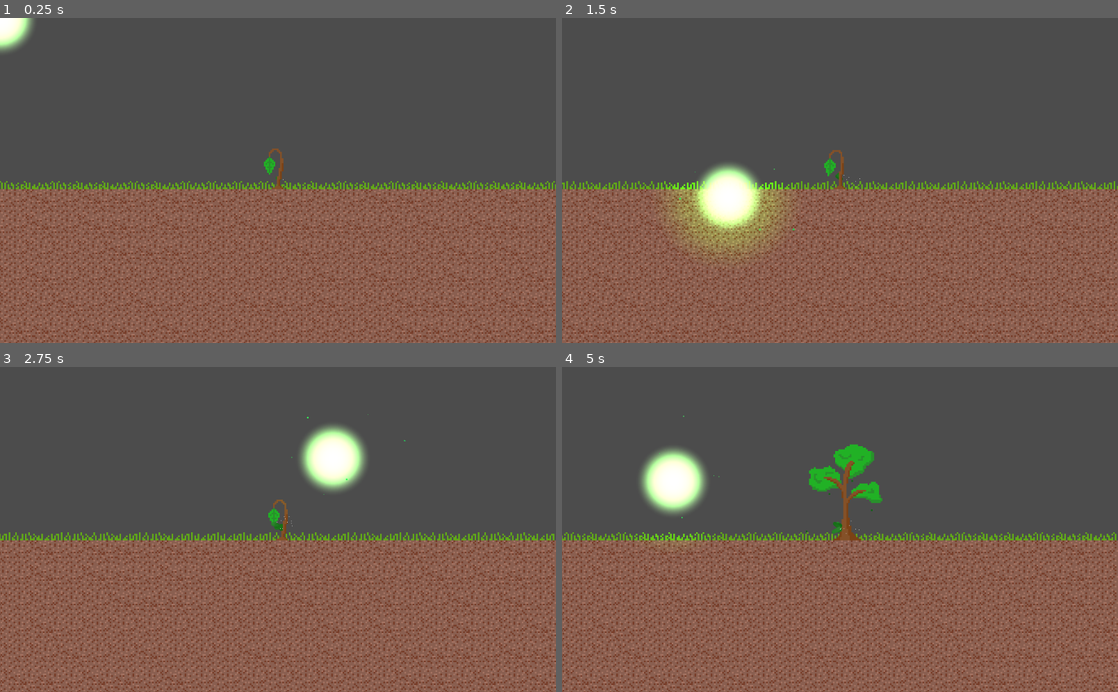
Above: before the commit, frames 1-4 (two rows, left to right).
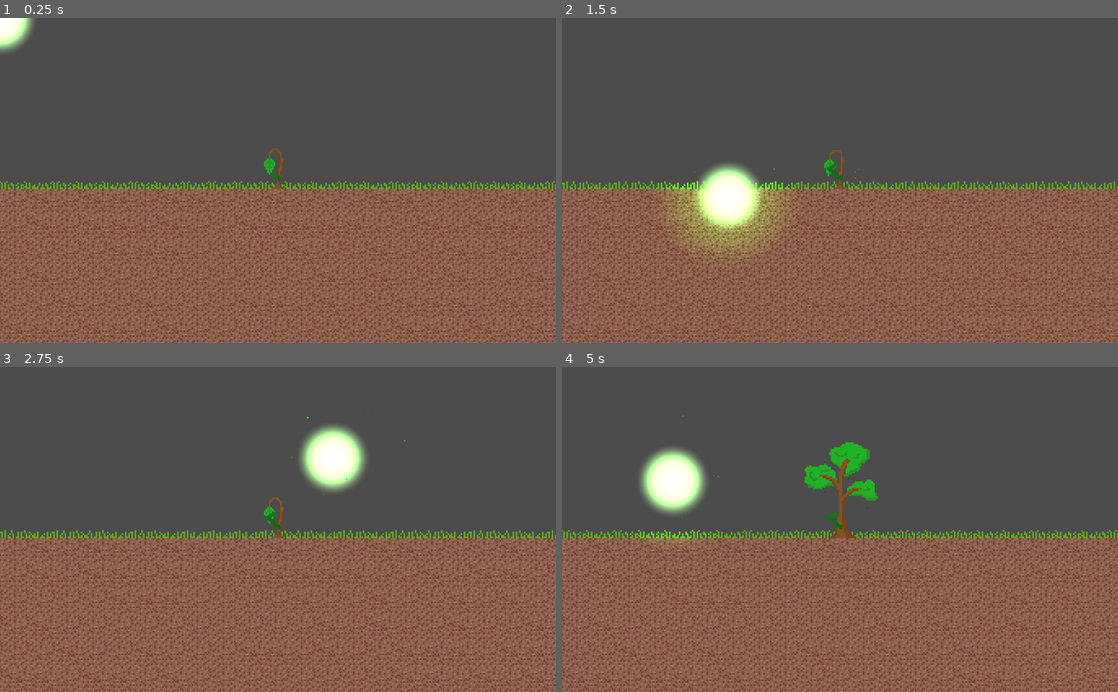
Above: after the commit, the same moments.

Repository: TaneliR/fgj2023
Game: Godot game, scene res://Scenes/TanelinScene.tscn
Same seed, same stepped clock (60 frames per second), same inputs: the game is played once before the commit and once after it. This scene is started directly instead of the project's main scene.
Inputs (mouse positions are in pixels of both pictures, inside the frame that each line leads up to):
- Up to frame 1 (0.25 s): no input
- Up to frame 2 (1.5 s): move the mouse to (962, 164) at 0.52 s; press the mouse at (962, 164) at 0.53 s; hold Up (ui_up) 0.53-1.28 s; tap Enter at 1.25 s; move the mouse to (728, 196) at 1.27 s; release the mouse at (728, 196) at 1.28 s; hold Down (ui_down) from 1.28 s (still down); click (728, 196) at 1.35 s
- Up to frame 3 (2.75 s): move the mouse to (333, 458) at 2.02 s; release Down (ui_down) at 2.03 s; press the mouse at (333, 458) at 2.03 s; hold Up (ui_up) from 2.03 s (still down)
- Up to frame 4 (5 s): move the mouse to (812, 594) at 2.77 s; release the mouse at (812, 594) at 2.78 s; click (812, 594) at 2.85 s; tap Space at 3.5 s; move the mouse to (1006, 578) at 3.52 s; release Up (ui_up) at 3.53 s; press the mouse at (1006, 578) at 3.53 s; hold Down (ui_down) from 3.53 s (still down); move the mouse to (673, 480) at 4.27 s; release the mouse at (673, 480) at 4.28 s; click (673, 480) at 4.35 s

The runs differ from the first frame. In frame 1, less than 0.1% of the frame differs, in the area x 48-51%, y 47-51%; in frame 2, less than 0.1%; in frame 3, 16%; in frame 4, 17%, in the area x 0-100%, y 14-100%.

Commit message:
Add better magnet cursor

Diff:
--- a/Roots/Prefabs/Root.tscn
+++ b/Roots/Prefabs/Root.tscn
@@ -26,6 +26,7 @@
 colors = PoolColorArray( 0.572549, 0.996078, 0.152941, 1, 0.054902, 0.403922, 0.0588235, 1 )
 
 [node name="Root" type="Node2D"]
+z_index = 2
 script = ExtResource( 1 )
 
 [node name="RootHead" type="KinematicBody2D" parent="."]
--- a/Roots/Scripts/GameManager.gd
+++ b/Roots/Scripts/GameManager.gd
@@ -28,7 +28,6 @@
 	if (rootNodes.size() >= maxNodes):
 		pass
 	else:
-
 		var newRoot = rootPrefab.instance()
 		var newRoot2 = rootPrefab.instance()
 		newRoot.nodeDepth = depth + 1
--- a/Roots/Scripts/root.gd
+++ b/Roots/Scripts/root.gd
@@ -1,6 +1,6 @@
 extends Node2D
 
-const SPEED = 50
+const SPEED = 80
 
 onready var rootHead = get_child(0)
 onready var rootTail = get_child(1)
@@ -24,7 +24,6 @@
 	var offsets = [0, 1]
 	var newColor = Color8(14 + darken, 103 + darken, 15 + darken)
 	var colors = PoolColorArray([color, newColor])
-	print(colors)
 	var newGradient = line.gradient.duplicate()
 	newGradient.offsets = offsets
 	newGradient.colors = colors
@@ -35,7 +34,7 @@
 	timer.connect("timeout", self, "_on_Timer_timeout")
 
 	add_child(timer)
-	timer.start(rng.randi_range(2, 6))
+	timer.start(rng.randi_range(8, 20))
 
 func _draw():
 	var line = rootTail.get_child(1)
@@ -60,9 +59,7 @@
 func _physics_process(delta):
 	if (!finished):
 		var dir = get_global_mouse_position() - global_position
-		print(dir)
-		print(dir.normalized())
-		var collision = rootHead.move_and_collide((direction * dir.normalized() * delta * SPEED).rotated(rng.randf_range(-PI / 2, PI / 2)))
+		var collision = rootHead.move_and_collide(((direction + dir.normalized() * SPEED) * delta ).rotated(rng.randf_range(-PI / 2, PI / 2)))
 		_draw()
 		if collision:
 			disableRoot()
